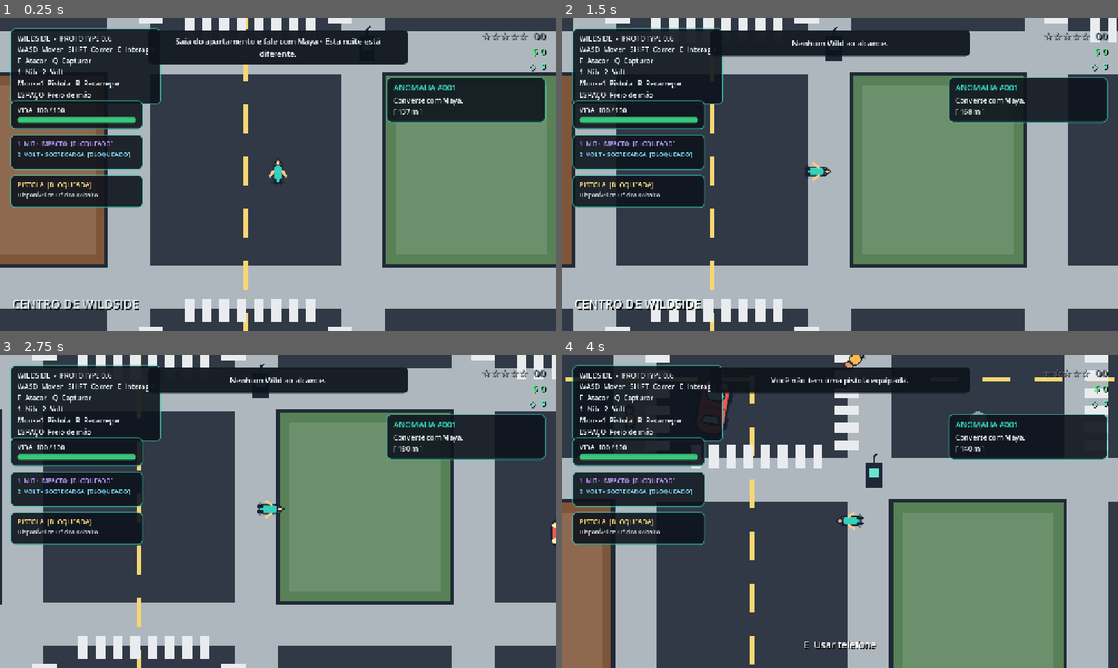
Above: before the commit, frames 1-4 (two rows, left to right).
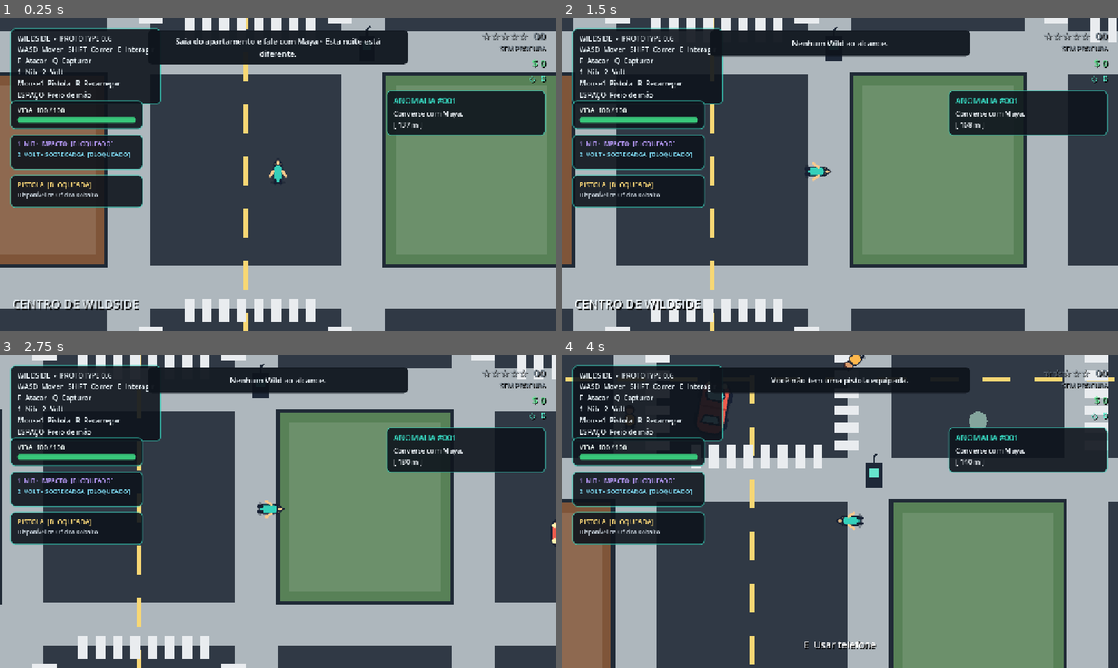
Above: after the commit, the same moments.

Repository: MiguelAlmeidaJ/Wildside
Game: Godot game, scene res://main.tscn
Same seed, same stepped clock (60 frames per second), same inputs: the game is played once before the commit and once after it.
Inputs (mouse positions are in pixels of both pictures, inside the frame that each line leads up to):
- Up to frame 1 (0.25 s): no input
- Up to frame 2 (1.5 s): move the mouse to (962, 158) at 0.52 s; hold D (move_right) 0.53-1.28 s; hold F (attack) 0.53-1.28 s; click (962, 158) at 0.67 s; move the mouse to (728, 190) at 1.27 s; hold Space (brake) from 1.28 s (still down); tap Q (capture) at 1.35 s
- Up to frame 3 (2.75 s): move the mouse to (333, 442) at 2.02 s; release Space (brake) at 2.03 s; hold D (move_right) from 2.03 s (still down); hold E (interact) from 2.03 s (still down)
- Up to frame 4 (4 s): move the mouse to (812, 574) at 2.77 s; release D (move_right) at 2.78 s; release E (interact) at 2.78 s; hold W (move_up) 2.78-3.53 s; tap Shift (run) at 2.85 s; click (812, 574) at 2.92 s; move the mouse to (1006, 558) at 3.52 s; press the mouse at (1006, 558) at 3.53 s; hold A (move_left) from 3.53 s (still down)

The runs differ from the first frame. In frame 1, 3.1% of the frame differs, in the area x 69-99%, y 8-38%; in frame 2, 3.1%; in frame 3, 3.1%; in frame 4, 3.1%.
Error before the commit: Invalid assignment of property or key 'text' with value of type 'String' on a base object of type 'null instance'. (res://scripts/ui/hud.gd:107)

Commit message:
Add pursuit status and arrest bar to HUD

Diff:
--- a/scenes/ui/hud.tscn
+++ b/scenes/ui/hud.tscn
@@ -43,6 +43,13 @@
 corner_radius_bottom_right = 6
 corner_radius_bottom_left = 6
 
+[sub_resource type="StyleBoxFlat" id="StyleBox_arrest_fill"]
+bg_color = Color(0.93, 0.35, 0.35, 1)
+corner_radius_top_left = 6
+corner_radius_top_right = 6
+corner_radius_bottom_right = 6
+corner_radius_bottom_left = 6
+
 [node name="HUD" type="CanvasLayer"]
 script = ExtResource("1_hud")
 
@@ -125,6 +132,39 @@
 theme_override_colors/font_color = Color(0.78, 0.82, 0.86, 1)
 theme_override_font_sizes/font_size = 13
 text = "Disponível na Oficina Cobalto"
+
+[node name="ArrestPanel" type="PanelContainer" parent="."]
+unique_name_in_owner = true
+visible = false
+anchors_preset = 7
+anchor_left = 0.5
+anchor_top = 1.0
+anchor_right = 0.5
+anchor_bottom = 1.0
+offset_left = -190.0
+offset_top = -148.0
+offset_right = 190.0
+offset_bottom = -91.0
+grow_horizontal = 2
+grow_vertical = 0
+theme_override_styles/panel = SubResource("StyleBox_info")
+
+[node name="ArrestContent" type="VBoxContainer" parent="ArrestPanel"]
+theme_override_constants/separation = 4
+
+[node name="ArrestLabel" type="Label" parent="ArrestPanel/ArrestContent"]
+unique_name_in_owner = true
+theme_override_colors/font_color = Color(1, 0.75, 0.75, 1)
+theme_override_font_sizes/font_size = 15
+text = "PRISÃO  0%"
+horizontal_alignment = 1
+
+[node name="ArrestBar" type="ProgressBar" parent="ArrestPanel/ArrestContent"]
+unique_name_in_owner = true
+custom_minimum_size = Vector2(0, 12)
+show_percentage = false
+theme_override_styles/background = SubResource("StyleBox_health_bg")
+theme_override_styles/fill = SubResource("StyleBox_arrest_fill")
 
 [node name="PromptLabel" type="Label" parent="."]
 unique_name_in_owner = true
@@ -191,15 +231,33 @@
 text = "☆☆☆☆☆  00"
 horizontal_alignment = 2
 
+[node name="PursuitLabel" type="Label" parent="."]
+unique_name_in_owner = true
+anchors_preset = 1
+anchor_left = 1.0
+anchor_right = 1.0
+offset_left = -300.0
+offset_top = 58.0
+offset_right = -24.0
+offset_bottom = 84.0
+grow_horizontal = 0
+theme_override_colors/font_color = Color(0.68, 0.72, 0.76, 1)
+theme_override_colors/font_shadow_color = Color(0, 0, 0, 0.85)
+theme_override_constants/shadow_offset_x = 2
+theme_override_constants/shadow_offset_y = 2
+theme_override_font_sizes/font_size = 15
+text = "SEM PROCURA"
+horizontal_alignment = 2
+
 [node name="MoneyLabel" type="Label" parent="."]
 unique_name_in_owner = true
 anchors_preset = 1
 anchor_left = 1.0
 anchor_right = 1.0
 offset_left = -300.0
-offset_top = 61.0
-offset_right = -24.0
-offset_bottom = 95.0
+offset_top = 88.0
+offset_right = -24.0
+offset_bottom = 122.0
 grow_horizontal = 0
 theme_override_colors/font_color = Color(0.39, 0.91, 0.58, 1)
 theme_override_colors/font_shadow_color = Color(0, 0, 0, 0.85)
@@ -216,9 +274,9 @@
 anchor_left = 1.0
 anchor_right = 1.0
 offset_left = -300.0
-offset_top = 96.0
-offset_right = -24.0
-offset_bottom = 126.0
+offset_top = 124.0
+offset_right = -24.0
+offset_bottom = 154.0
 grow_horizontal = 0
 theme_override_colors/font_color = Color(0.35, 0.95, 0.82, 1)
 theme_override_colors/font_shadow_color = Color(0, 0, 0, 0.85)
@@ -234,9 +292,9 @@
 anchor_left = 1.0
 anchor_right = 1.0
 offset_left = -390.0
-offset_top = 136.0
-offset_right = -24.0
-offset_bottom = 241.0
+offset_top = 166.0
+offset_right = -24.0
+offset_bottom = 271.0
 grow_horizontal = 0
 theme_override_styles/panel = SubResource("StyleBox_info")
 
Not shown: 1 places in scenes/ui/hud.tscn that only renumber resources
